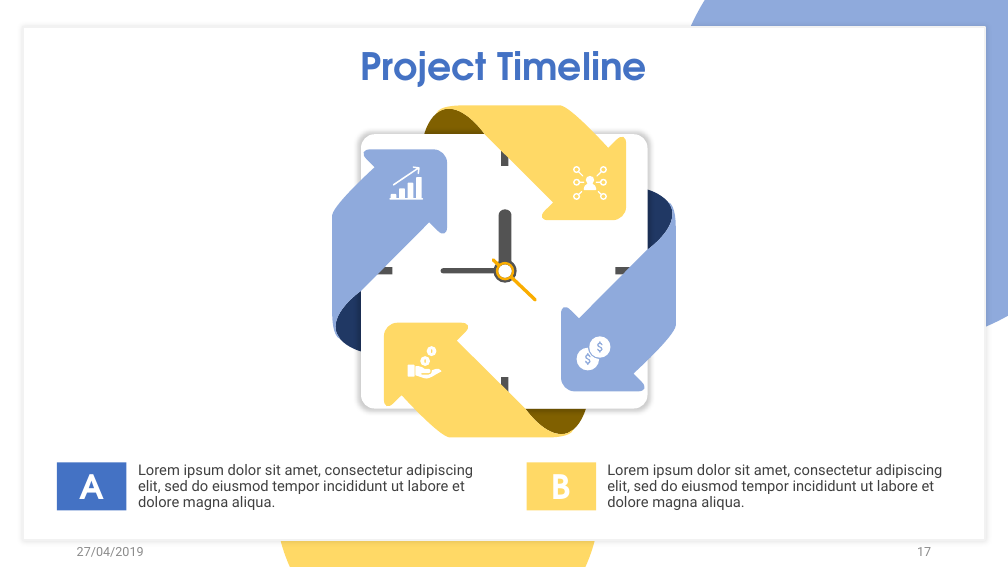
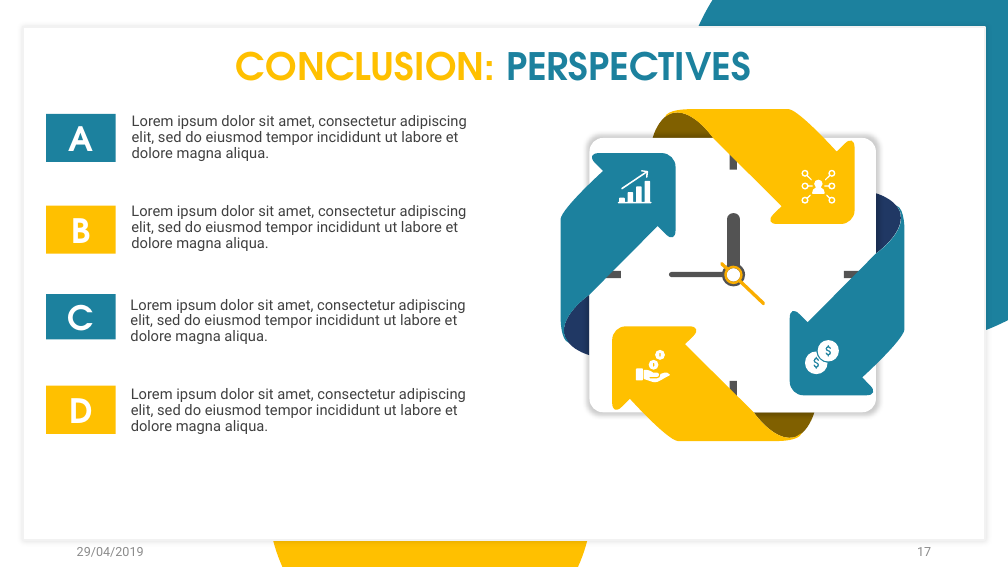
Before and after one commit to ansnoussi/conceptionGL2, a slide deck: slide 17 of Présentation Projet .pptx. Drawn at 1008x567 pixels with LibreOffice and Linux fonts; fonts in the diff are those of the drawing. Boxes give left, top, right and bottom in pixels: in the first picture for what was removed or moved away, otherwise in the second. Text is boxed around its words. In the diff, an @@ line names an element or a change of style, - is before the commit and + after.

```diff
--- a/Présentation Projet .pptx
+++ b/Présentation Projet .pptx
@@ ellipse resized from (x1=671, y1=0, x2=1008, y2=345) to (x1=678, y1=0, x2=1008, y2=346) @@
@@ text at (x1=236, y1=51, x2=751, y2=81): text changed; text colour #4472C4 to #1C819E @@
-Project Timeline
+CONCLUSION: PERSPECTIVES
@@ rectangle "A" moved from (x1=57, y1=463, x2=126, y2=511) to (x1=46, y1=114, x2=116, y2=163) @@
@@ rectangle "A" at (x1=46, y1=114, x2=116, y2=163): fill #4472C4 to #1C819E @@
@@ text "Lorem ipsum dolor sit amet, ..." moved from (x1=138, y1=464, x2=473, y2=510) to (x1=132, y1=115, x2=467, y2=161) @@
@@ fill #8FAADC to #1C819E in 3 elements at (x1=678, y1=0, x2=1008, y2=346), (x1=790, y1=206, x2=905, y2=395), (x1=561, y1=154, x2=676, y2=343) @@
@@ 28 freeform shapes, 4 rectangles moved together from (x1=332, y1=105, x2=676, y2=438) to (x1=561, y1=109, x2=905, y2=442) @@
@@ rectangle "B" moved from (x1=526, y1=463, x2=596, y2=511) to (x1=46, y1=206, x2=116, y2=254) @@
@@ text "Lorem ipsum dolor sit amet, ..." moved from (x1=607, y1=464, x2=943, y2=510) to (x1=131, y1=205, x2=467, y2=251) @@
@@ rectangle added at (x1=46, y1=294, x2=116, y2=340), fill #1C819E, 32 pt, text #FFFFFF, bold @@
+C
@@ text added at (x1=130, y1=299, x2=466, y2=344), 14 pt, text #404040 @@
+Lorem ipsum dolor sit amet, consectetur adipiscing elit, sed do eiusmod tempor incididunt ut labore et dolore magna aliqua.
@@ fill #FFD966 to #FFC000 in 4 elements at (x1=46, y1=206, x2=116, y2=254), (x1=268, y1=338, x2=593, y2=567), (x1=665, y1=109, x2=854, y2=224), (x1=613, y1=327, x2=802, y2=442) @@
@@ ellipse moved from (x1=275, y1=338, x2=600, y2=567) to (x1=268, y1=338, x2=593, y2=567) @@
@@ rectangle added at (x1=46, y1=386, x2=116, y2=434), fill #FFC000, 32 pt, text #FFFFFF, bold @@
+D
@@ text added at (x1=131, y1=388, x2=466, y2=434), 14 pt, text #404040 @@
+Lorem ipsum dolor sit amet, consectetur adipiscing elit, sed do eiusmod tempor incididunt ut labore et dolore magna aliqua.
@@ text at (x1=77, y1=547, x2=144, y2=557): text changed @@
-27/04/2019
+29/04/2019
```
Also in this commit, not shown: 14 other slides changed, 2 slides added, 2 slides removed.
